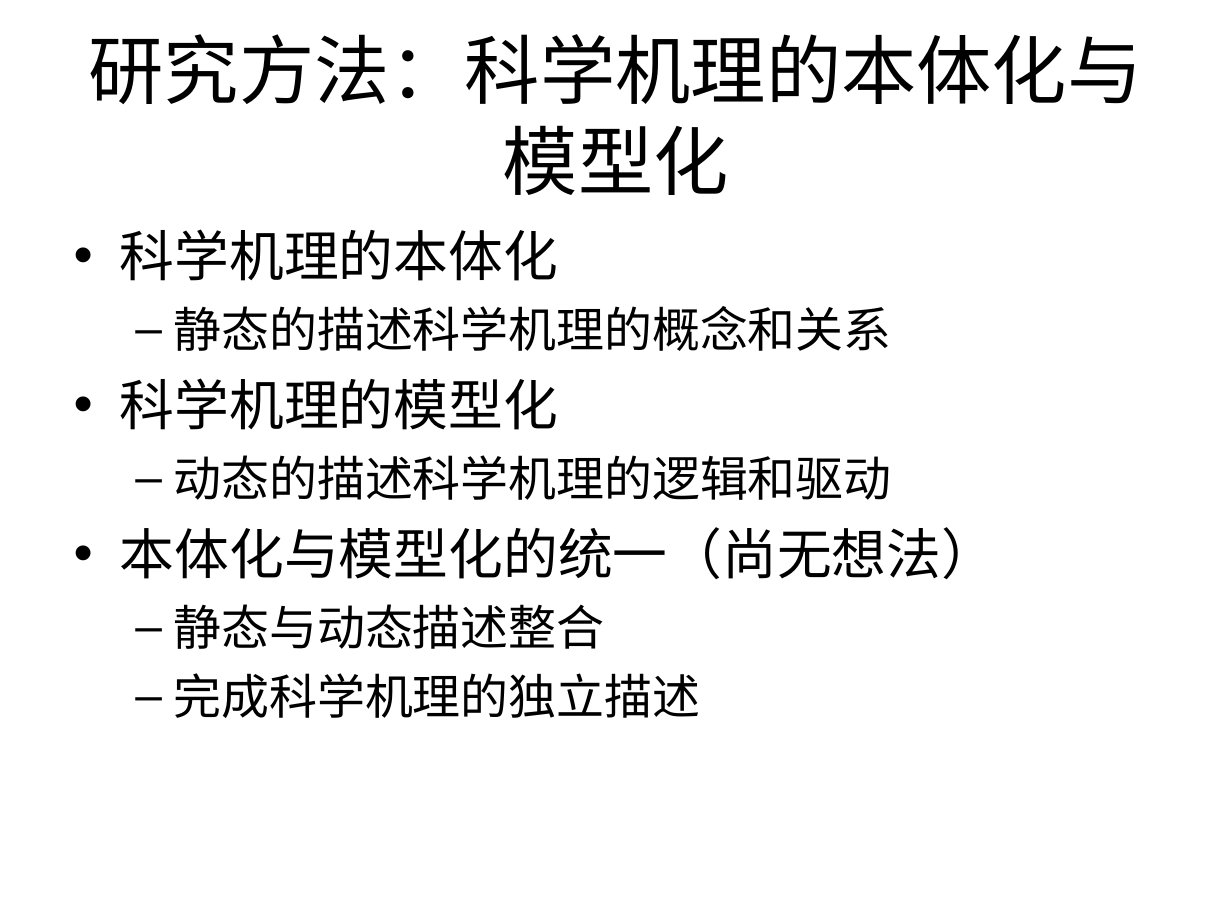
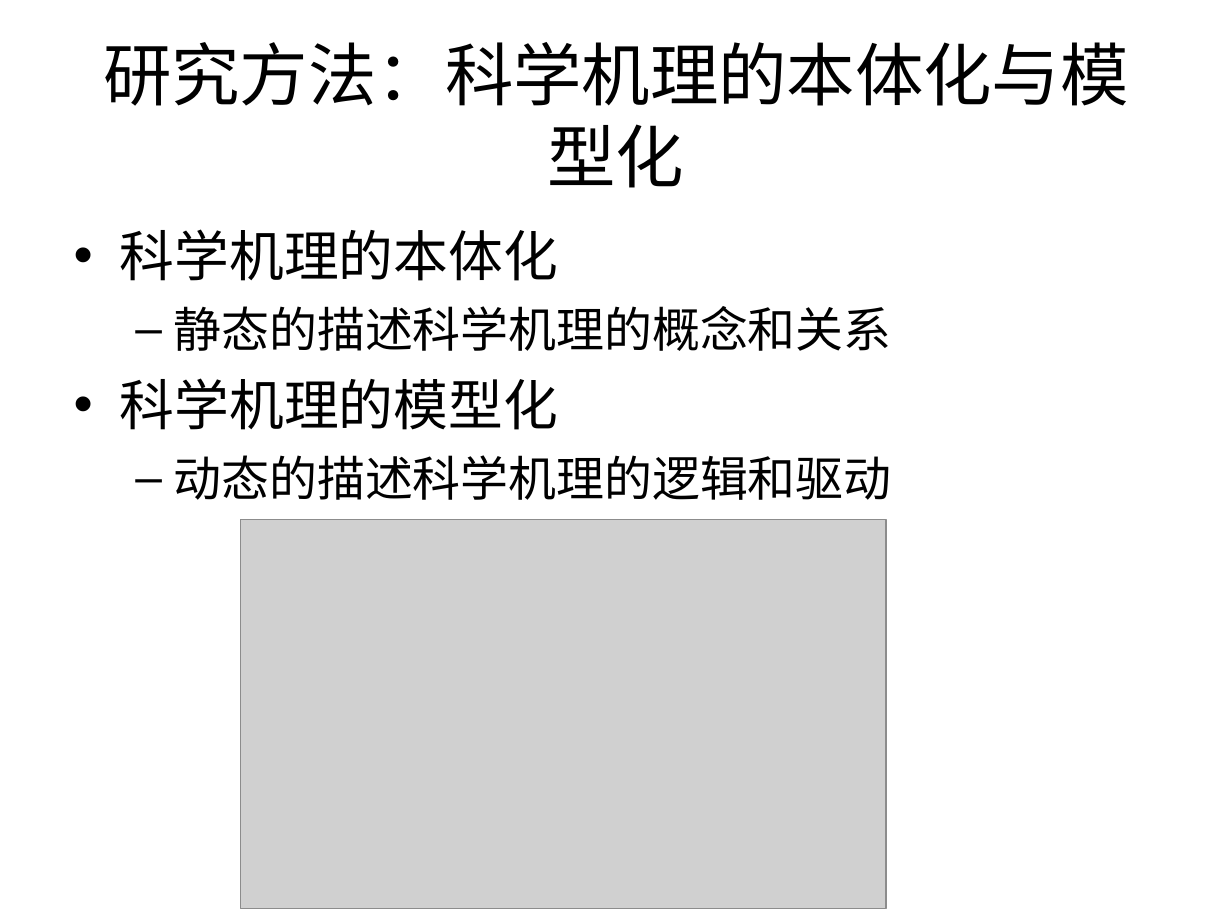
Before and after one commit to Nookleptia/qianmen3d, a slide deck: slide 20 of 毕设文件/毕设提纲.ppt. Drawn at 1232x924 pixels with LibreOffice and Linux fonts; fonts in the diff are those of the drawing; grey boxes stand for pictures. Boxes give left, top, right and bottom in pixels: in the first picture for what was removed or moved away, otherwise in the second. Text is boxed around its words. In the diff, an @@ line names an element or a change of style, - is before the commit and + after.

```diff
--- a/毕设文件/毕设提纲.ppt
+++ b/毕设文件/毕设提纲.ppt
@@ title "研究方法：科学机理的本体化与模型化" at bbox=[103, 42, 1129, 188]: size 44 to 40 pt @@
@@ text at bbox=[120, 527, 996, 718]: paragraphs removed @@
-• 本体化与模型化的统一（尚无想法）
-  – 静态与动态描述整合
-  – 完成科学机理的独立描述
@@ picture added at bbox=[240, 520, 886, 909] @@
```
Also in this commit, not shown: 22 other slides changed, 1 slide added, 1 other file.
